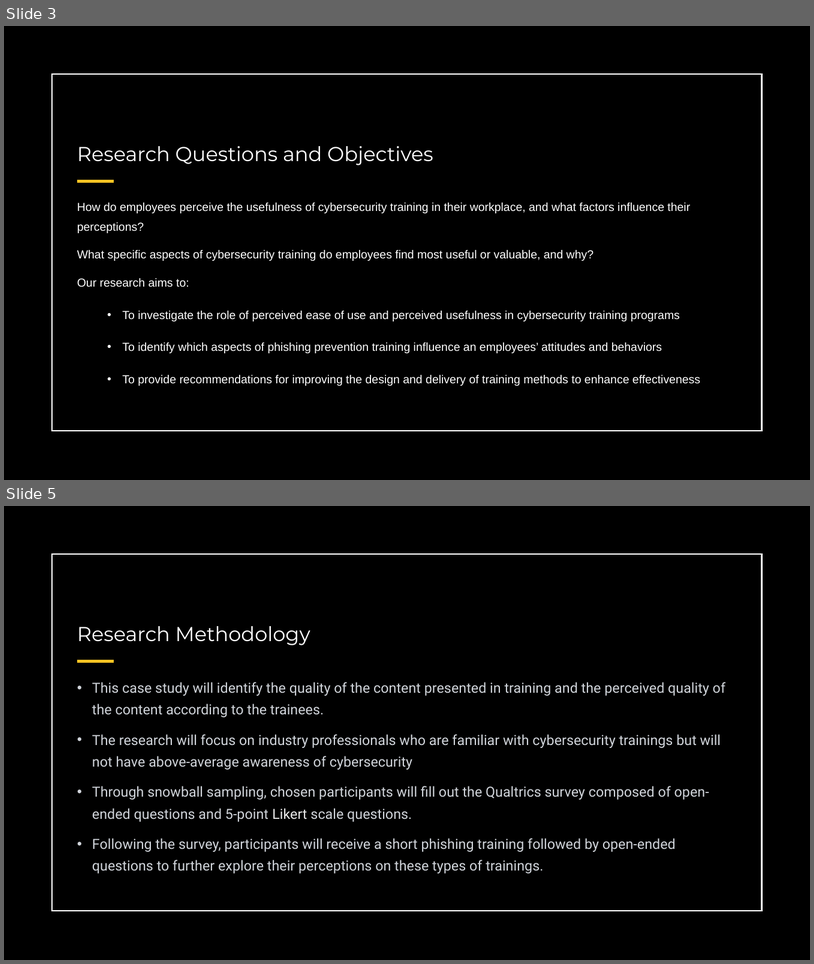
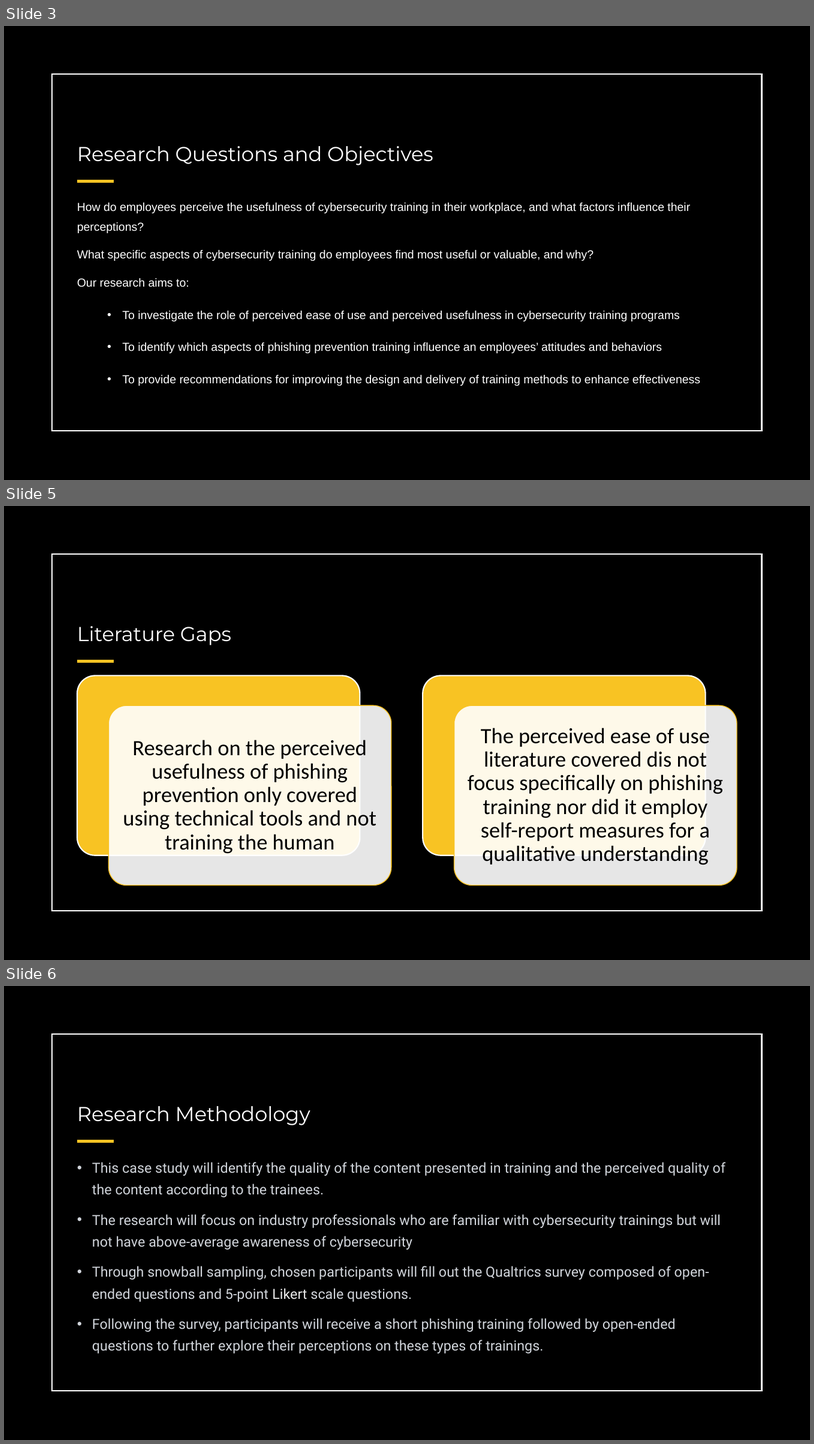
Before and after one commit to snowbowls/W.B.T.T.R.Y.A.Y.C.E.W, a slide deck: PPT/Alpha Review.pptx. Shown one above the other, each under a label of ours: slides 3 and 5 before the commit, slides 3, 5 and 6 after it; the slides between them are not shown. The pictures are 814x964 and 814x1444 pixels, drawn with LibreOffice and Linux fonts; fonts in the diff are those of the drawing. Boxes give left, top, right and bottom in pixels: in the first picture for what was removed or moved away, otherwise in the second. Text is boxed around its words. In the diff, an @@ line names an element or a change of style, - is before the commit and + after.

```diff
--- a/PPT/Alpha Review.pptx
+++ b/PPT/Alpha Review.pptx
@@ slide 5 added at (4, 506, 810, 960), background #FFFFFF; not listed: 3 template elements that a slide beside it also shows @@
@@ title added at (77, 626, 231, 645), 24 pt, text #FFFFFF @@
+Literature Gaps
@@ group added at (77, 675, 738, 885): 4 rounded rectangles, 2 texts @@
+Research on the perceived usefulness of phishing prevention only covered using technical tools and not training the human
+The perceived ease of use literature covered dis not focus specifically on phishing training nor did it employ self-report measures for a qualitative understanding
@@ what was slide 5 is now slide 6 @@
```
Also in this commit, not shown: 1 other slide added, 1 slide removed.
